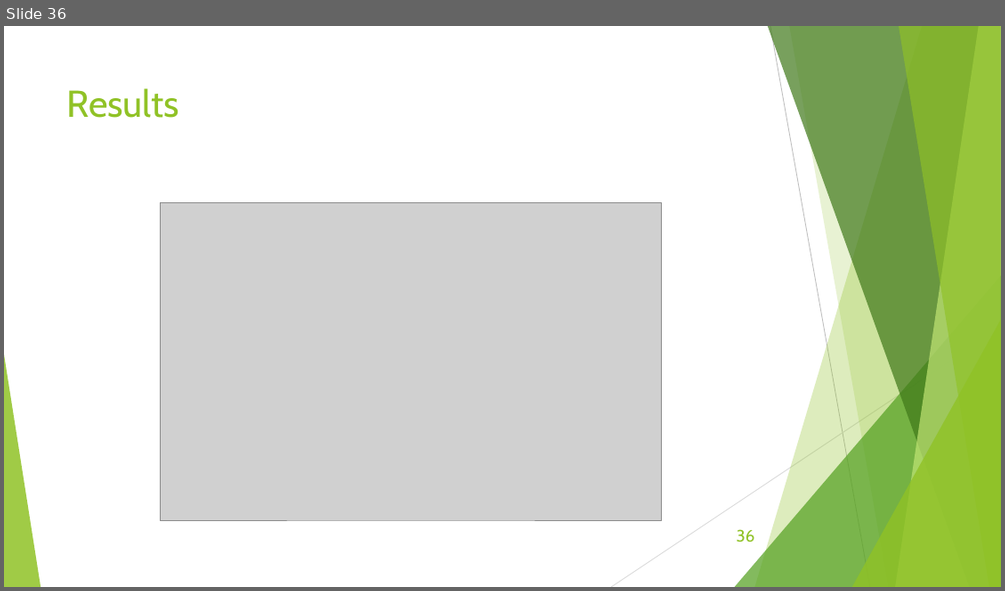
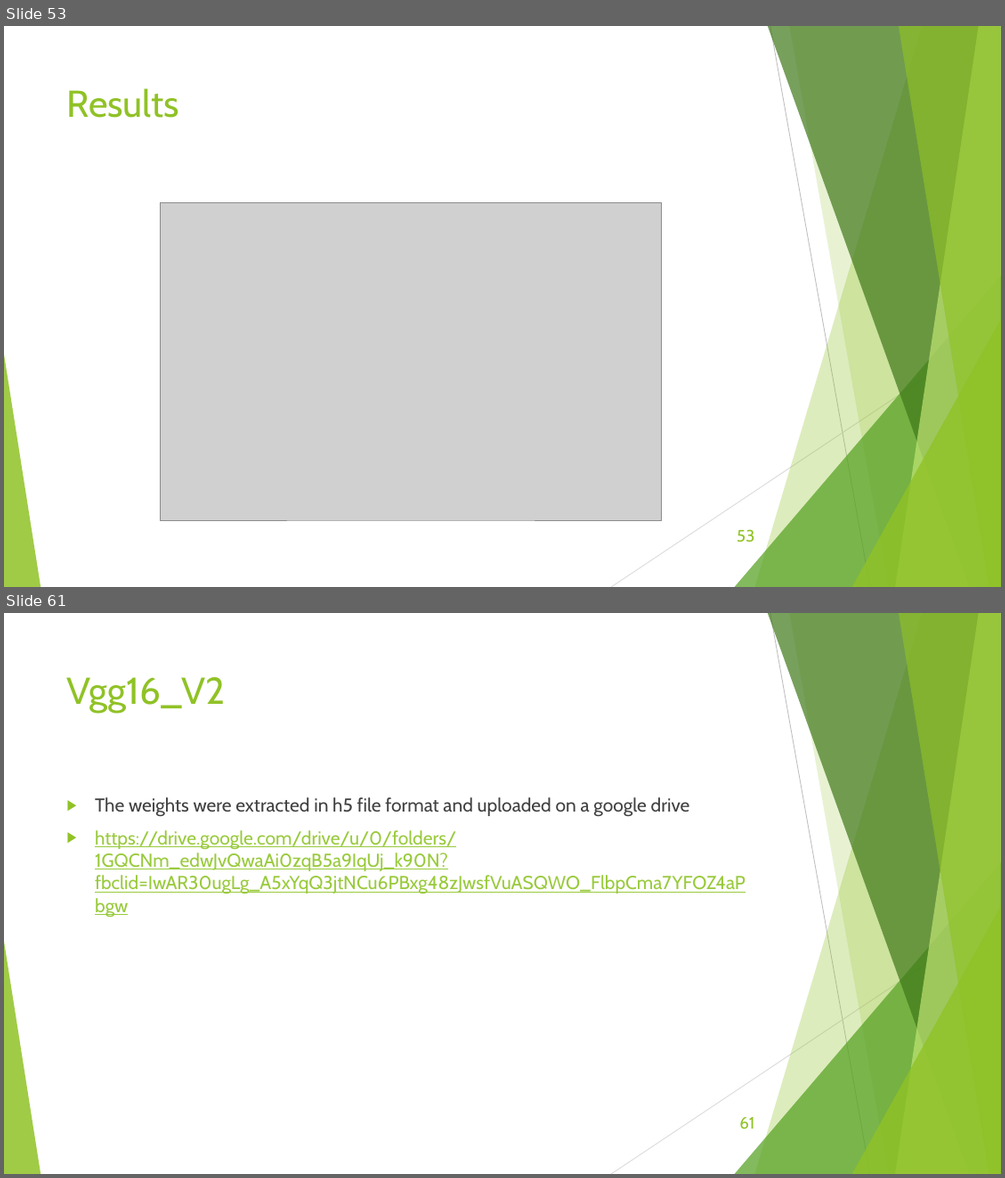
Before and after one commit to Ramy-osama/Hardware-FasterRCNN, a slide deck: Documentation/6-13-2020.pptx. Shown one above the other, each under a label of ours: slide 36 before the commit, slides 53 and 61 after it; the slides between them are not shown. The pictures are 1005x591 and 1005x1178 pixels, drawn with LibreOffice and Linux fonts; fonts in the diff are those of the drawing; grey boxes stand for pictures. Boxes give left, top, right and bottom in pixels: in the first picture for what was removed or moved away, otherwise in the second. Text is boxed around its words. In the diff, an @@ line names an element or a change of style, - is before the commit and + after.

```diff
--- a/Documentation/6-13-2020.pptx
+++ b/Documentation/6-13-2020.pptx
@@ slide 61 added at [4,613,1001,1174], background #FFFFFF; not listed: 10 template elements that a slide beside it also shows @@
@@ title added at [67,677,226,713], 36 pt, text #90C226 @@
+Vgg16_V2
@@ text added at [95,797,745,894], 18 pt, text #99CA3C, underline @@
+▶ The weights were extracted in h5 file format and uploaded on a google drive
+▶ https://drive.google.com/drive/u/0/folders/1GQCNm_edwJvQwaAi0zqB5a9IqUj_k90N?fbclid=IwAR30ugLg_A5xYqQ3jtNCu6PBxg48zJwsfVuASQWO_FlbpCma7YFOZ4aPbgw
@@ page number added at [739,1117,754,1129], 16 pt, text #90C226 @@
+61
@@ what was slide 36 is now slide 53 @@
@@ page number at [736,529,754,542]: text changed @@
-36
+53
```
Also in this commit, not shown: 14 slides changed, 23 other slides added, 1 slide removed, 14 other files.
